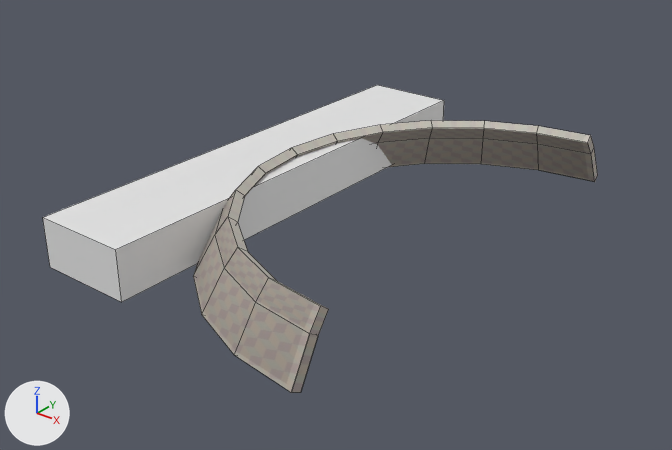
What one commit did to the Blender file fairing_production.blend.
Before and after are seen from a 50 mm camera at (2.48, -2.68, 1.52) aimed at (0.39, -0.07, -0.11). Every picture has the same lights, and +X, +Y and +Z are marked at lower left. Mesh edges are drawn as thin lines.

In view in the first picture: 'Cube', 'Fairing.020'.
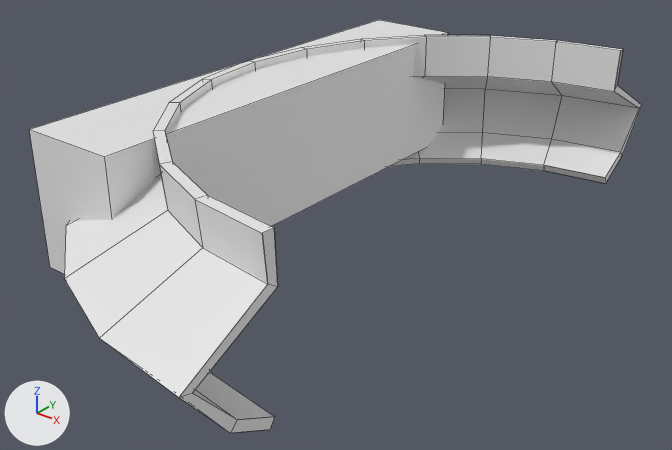
The newer file is also turned or shifted as a whole; pictures and numbers use the older file's frame.

Edits to the bpy script that builds the scene:
```text
Add me_fairing_001:
    me_fairing_001.from_pydata(...)  # 254 vertices, 128 faces; spans x -0.45..1.0, y -1.45..1.45, z -0.33..0.29
    me_fairing_001.polygons.foreach_set('use_smooth', [True] * 128)
Change ob_cube:
    ob_cube.location: (0.0, 0.0, 0.0) -> (0.0, 0.0, 0.165)
    ob_cube.scale: (0.2, 1.0, 0.1) -> (0.2, 1.0, 0.265)
Remove ob_fairing_020:
    ob_fairing_020 = bpy.data.objects.new('Fairing.020', me_fairing_020)
    ob_fairing_020.location = (0.0, 0.0, 0.0)
Add ob_fairing_001:
    ob_fairing_001 = bpy.data.objects.new('Fairing.001', me_fairing_001)
    ob_fairing_001.location = (0.0, 0.0, 0.165)
```

Changed parts and their boxes [x1, y1, x2, y2] in the pictures (672 x 450 px):
'Fairing.001', added: after [64, 35, 642, 433]
'Cube', moved, rescaled: before [43, 85, 444, 302]; after [29, 20, 448, 274]
'Fairing.020', deleted: before [193, 121, 598, 393]
